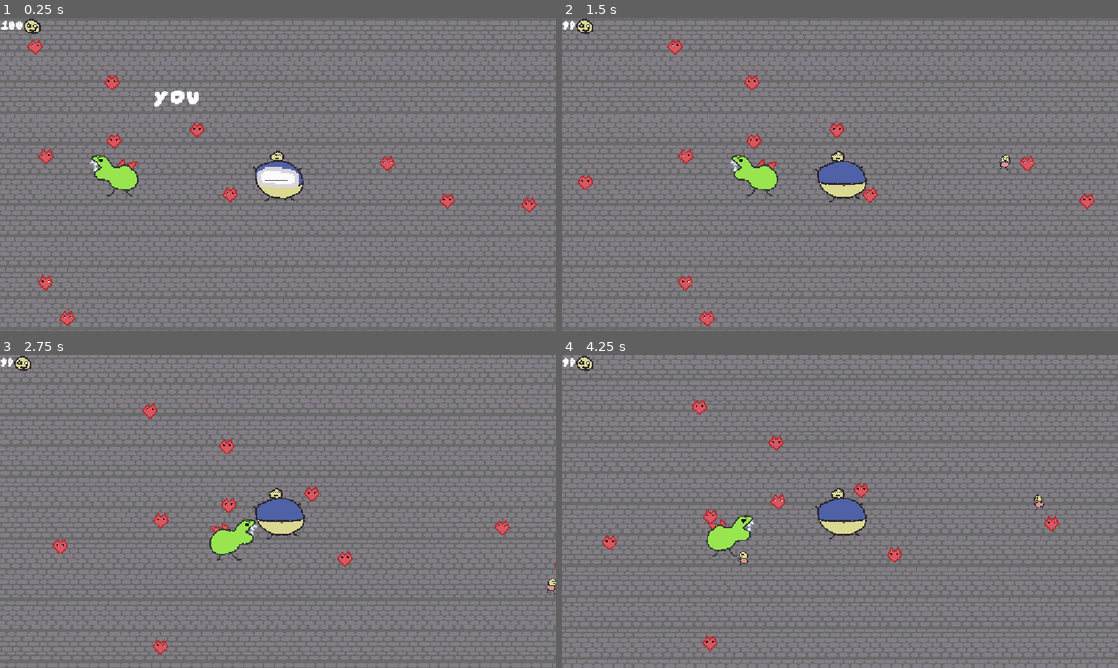
Above: before the commit, frames 1-4 (two rows, left to right).
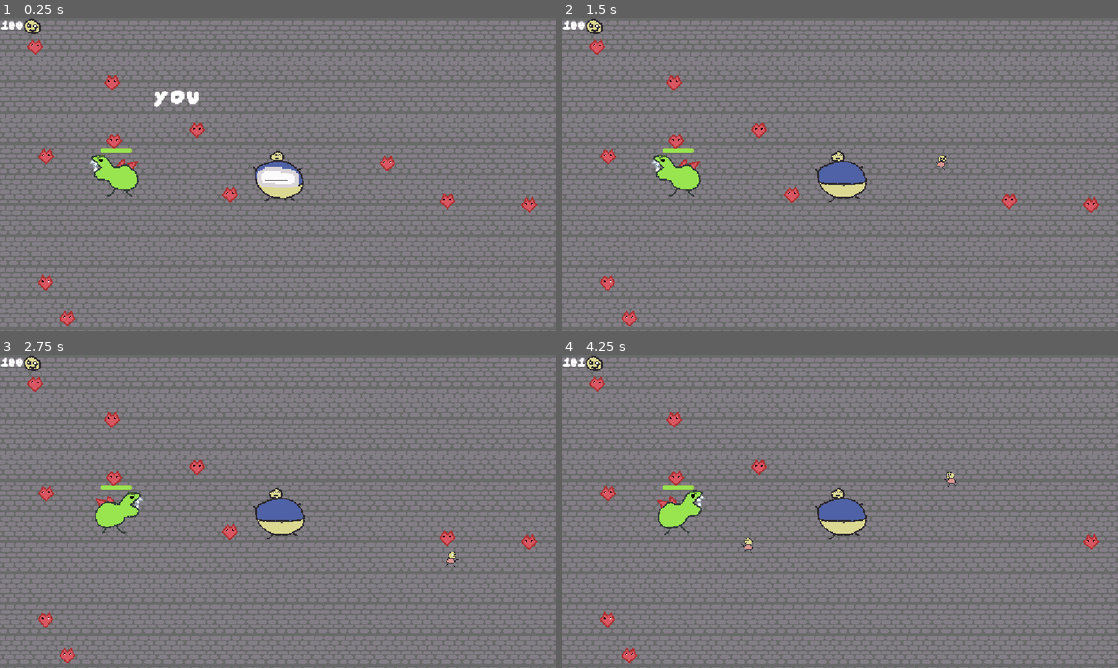
Above: after the commit, the same moments.

Repository: Loekiboy/a-little-guy-game-jam
Game: Godot game, scene res://main.tscn
Same seed, same stepped clock (60 frames per second), same inputs: the game is played once before the commit and once after it.
Inputs (mouse positions are in pixels of both pictures, inside the frame that each line leads up to):
- Up to frame 1 (0.25 s): no input
- Up to frame 2 (1.5 s): tap Enter (ui_accept) at 0.5, 0.77 s; move the mouse to (884, 121) at 0.52 s; hold Right (right) 0.53-1.28 s; hold E (attack) 0.53-1.28 s; click (884, 121) at 0.67 s; move the mouse to (728, 190) at 1.27 s; hold Down (down) from 1.28 s (still down); tap E (attack) at 1.35 s
- Up to frame 3 (2.75 s): tap Enter (ui_accept) at 1.52 s; move the mouse to (333, 442) at 2.02 s; release Down (down) at 2.03 s; hold Right (right) from 2.03 s (still down); hold E (attack) from 2.03 s (still down); tap Alt at 2.1 s
- Up to frame 4 (4.25 s): move the mouse to (812, 574) at 2.77 s; release Right (right) at 2.78 s; release E (attack) at 2.78 s; hold Up (up) 2.78-3.53 s; tap Shift at 2.85 s; click (812, 574) at 2.92 s; tap Enter (ui_accept) at 3.02, 3.77 s; tap E (attack) at 3.05 s; move the mouse to (1006, 558) at 3.52 s; hold A (left) from 3.53 s (still down); hold E (attack) from 3.53 s (still down)

The runs differ from the first frame. In frame 1, less than 0.1% of the frame differs, in the area x 18-24%, y 41-44%; in frame 2, 34%; in frame 3, 57%; in frame 4, 61%, in the area x 0-100%, y 0-100%.

Commit message:
damage
Dino can kill player, player can damage dino

Diff:
--- a/dino.tscn
+++ b/dino.tscn
@@ -2,6 +2,20 @@
 
 [ext_resource type="Texture2D" uid="uid://d1iciovvvhrlr" path="res://assets/dino-Sheet.png" id="1_la3et"]
 [ext_resource type="Script" uid="uid://dr1lixy1oo44s" path="res://scripts/dino.gd" id="1_nb2aw"]
+
+[sub_resource type="StyleBoxFlat" id="StyleBoxFlat_nb2aw"]
+bg_color = Color(0.6745098, 0.19607843, 0.19607843, 1)
+corner_radius_top_left = 3
+corner_radius_top_right = 3
+corner_radius_bottom_right = 3
+corner_radius_bottom_left = 3
+
+[sub_resource type="StyleBoxFlat" id="StyleBoxFlat_2jgde"]
+bg_color = Color(0.6, 0.8980392, 0.3137255, 1)
+corner_radius_top_left = 3
+corner_radius_top_right = 3
+corner_radius_bottom_right = 3
+corner_radius_bottom_left = 3
 
 [sub_resource type="RectangleShape2D" id="RectangleShape2D_s4xl1"]
 size = Vector2(85, 58)
@@ -55,6 +69,17 @@
 [node name="dino" type="CharacterBody2D" parent="." unique_id=116076253]
 script = ExtResource("1_nb2aw")
 
+[node name="HealthBar" type="ProgressBar" parent="dino" unique_id=253180077]
+offset_left = -32.0
+offset_top = -36.0
+offset_right = 32.0
+offset_bottom = -27.0
+theme_override_styles/background = SubResource("StyleBoxFlat_nb2aw")
+theme_override_styles/fill = SubResource("StyleBoxFlat_2jgde")
+step = 1.0
+value = 100.0
+show_percentage = false
+
 [node name="CollisionShape2D" type="CollisionShape2D" parent="dino" unique_id=539607369]
 position = Vector2(0.5, 22)
 shape = SubResource("RectangleShape2D_s4xl1")
@@ -79,3 +104,4 @@
 
 [connection signal="body_entered" from="dino/AttackArea" to="dino" method="_on_attack_area_body_entered"]
 [connection signal="body_exited" from="dino/AttackArea" to="dino" method="_on_attack_area_body_exited"]
+[connection signal="body_entered" from="dino/DamageArea" to="dino" method="_on_damage_area_body_entered"]
--- a/player.tscn
+++ b/player.tscn
@@ -1,6 +1,7 @@
 [gd_scene format=3 uid="uid://disf2l51ydbuu"]
 
 [ext_resource type="Script" uid="uid://dwajyc4nu0okg" path="res://scripts/character_body_2d.gd" id="1_onrkg"]
+[ext_resource type="Texture2D" uid="uid://c2car6b24objb" path="res://assets/blood.png" id="3_hqtel"]
 [ext_resource type="Texture2D" uid="uid://ddquyg2i6tdex" path="res://assets/litlle guy/little-guy-Sheet.png" id="3_i3pqv"]
 
 [sub_resource type="RectangleShape2D" id="RectangleShape2D_l74px"]
@@ -44,6 +45,14 @@
 }, {
 "frames": [{
 "duration": 1.0,
+"texture": ExtResource("3_hqtel")
+}],
+"loop": 1,
+"name": &"death",
+"speed": 5.0
+}, {
+"frames": [{
+"duration": 1.0,
 "texture": SubResource("AtlasTexture_hqtel")
 }],
 "loop": 1,
@@ -62,6 +71,9 @@
 "speed": 5.0
 }]
 
+[sub_resource type="RectangleShape2D" id="RectangleShape2D_s4xl1"]
+size = Vector2(70, 74)
+
 [node name="Node2D" type="Node2D" unique_id=1618025329]
 
 [node name="CharacterBody2D" type="CharacterBody2D" parent="." unique_id=388879579]
@@ -74,6 +86,13 @@
 
 [node name="AnimatedSprite2D" type="AnimatedSprite2D" parent="CharacterBody2D" unique_id=2119249064]
 sprite_frames = SubResource("SpriteFrames_l74px")
-animation = &"attack"
 autoplay = "default"
-frame_progress = 0.40927798
+frame_progress = 0.23556067
+
+[node name="attackArea" type="Area2D" parent="CharacterBody2D" unique_id=1245815784]
+
+[node name="CollisionShape2D" type="CollisionShape2D" parent="CharacterBody2D/attackArea" unique_id=1916243870]
+position = Vector2(3, 1)
+shape = SubResource("RectangleShape2D_s4xl1")
+
+[connection signal="body_entered" from="CharacterBody2D/attackArea" to="CharacterBody2D" method="_on_attack_area_body_entered"]
--- a/scripts/big-guy.gd
+++ b/scripts/big-guy.gd
@@ -48,4 +48,4 @@
 		_tilt_state = 1
 		$Sprite2D.rotation = 0.0
 
-	move_and_slide()
+	#move_and_slide()
--- a/scripts/character_body_2d.gd
+++ b/scripts/character_body_2d.gd
@@ -6,6 +6,8 @@
 
 var _flip_timer: = 0.0
 var _tilt_state: = 1
+var is_dead: bool = false
+
 
 func _ready() -> void:
 	add_to_group("player")
@@ -54,3 +56,20 @@
 		$AnimatedSprite2D.play("default")
 
 	move_and_slide()
+
+func die() -> void:
+	if is_dead:
+		return
+
+	is_dead = true
+	velocity = Vector2.ZERO
+	set_physics_process(false)
+	$AnimatedSprite2D.play("death")
+
+	$CollisionShape2D.set_deferred("disabled", true)
+
+
+func _on_attack_area_body_entered(body: Node2D) -> void:
+	if Input.is_action_pressed("attack"):
+		if body.is_in_group("dino"):
+			body.damage()
--- a/scripts/dino.gd
+++ b/scripts/dino.gd
@@ -6,14 +6,19 @@
 var _flip_timer: = 0.0
 var _tilt_state: = 1
 var random: = 50
+var health: = 100
 var is_attacking: bool = false
 
+@onready var health_bar: ProgressBar = $HealthBar
+
+
 func _ready() -> void:
+	add_to_group("dino")
 	flip_interval = randf_range(0.15, 0.25)
 	tilt_angle = randf_range(0.08, 0.12)
 	_flip_timer = randf_range(0.0, flip_interval)
 	_tilt_state = 1 if randf() > 0.5 else -1
-
+	update_health_bar()
 	$AnimatedSprite2D.play("default")
 
 func _physics_process(delta: float) -> void:
@@ -60,7 +65,7 @@
 		_tilt_state = 1
 		$AnimatedSprite2D.rotation = 0.0
 
-	move_and_slide()
+	#move_and_slide()
 
 
 func _on_attack_area_body_entered(body: Node2D) -> void:
@@ -72,3 +77,15 @@
 	if body.is_in_group("player"):
 		is_attacking = false
 		$AnimatedSprite2D.play("default")
+
+func _on_damage_area_body_entered(body: Node2D) -> void:
+	if body.is_in_group("player"):
+		body.die()
+
+func damage() -> void:
+	health -= 1
+	update_health_bar()
+
+func update_health_bar():
+	if is_instance_valid(health_bar):
+		health_bar.value = health
Binary file added: assets/asesprite/blood.aseprite
Binary file added: assets/blood.png
Not shown, added: assets/blood.png.import
